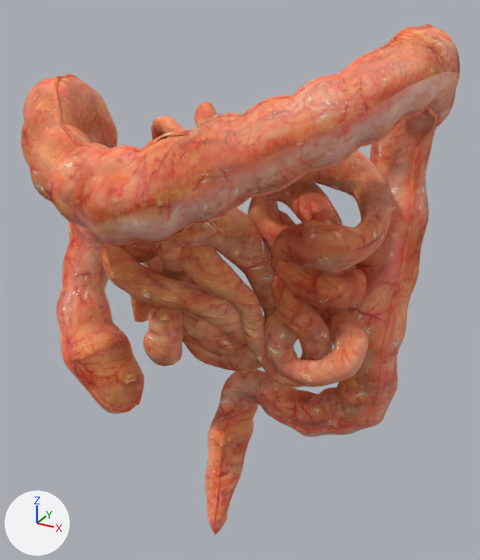
The glTF model model.glb: old version first, new version second.
The view is the same before and after, from a camera (50 mm lens) standing at (18.7, -31.9, 15.1) and looking at (0.8, 0.8, -1.2). Lighting does not change. The marker at lower left points along +X, +Y and +Z. Where no turn or scale is listed for an object, it has been applied to the vertices.

Names of what the first picture shows: 'Cube.003', 'SmallIntestines.001'.
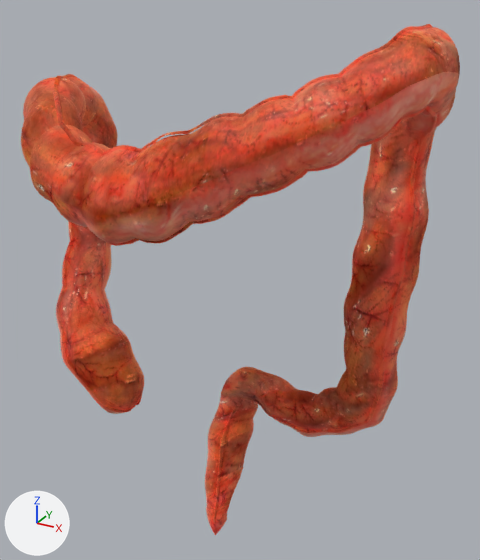
Boxes [x1, y1, x2, y2] around the edits, measured in the pictures (480 x 560 px):
'Cube.003', surface changed (orange to red)
    both: [21, 24, 460, 535]
'SmallIntestines.001', deleted (brown)
    before: [101, 102, 392, 387]

Patch to the scene script:
```diff
--- a/model.glb.py
+++ b/model.glb.py
@@ mat_intestines_002 @@
 mat_intestines_002.roughness = 1.0
+mat_intestines_002.metallic = 1.0
@@ ob_smallintestines_001 @@
-ob_smallintestines_001 = bpy.data.objects.new('SmallIntestines.001', me_smallintestines_001)
-ob_smallintestines_001.location = (0.0, 0.0, 0.0)
```
